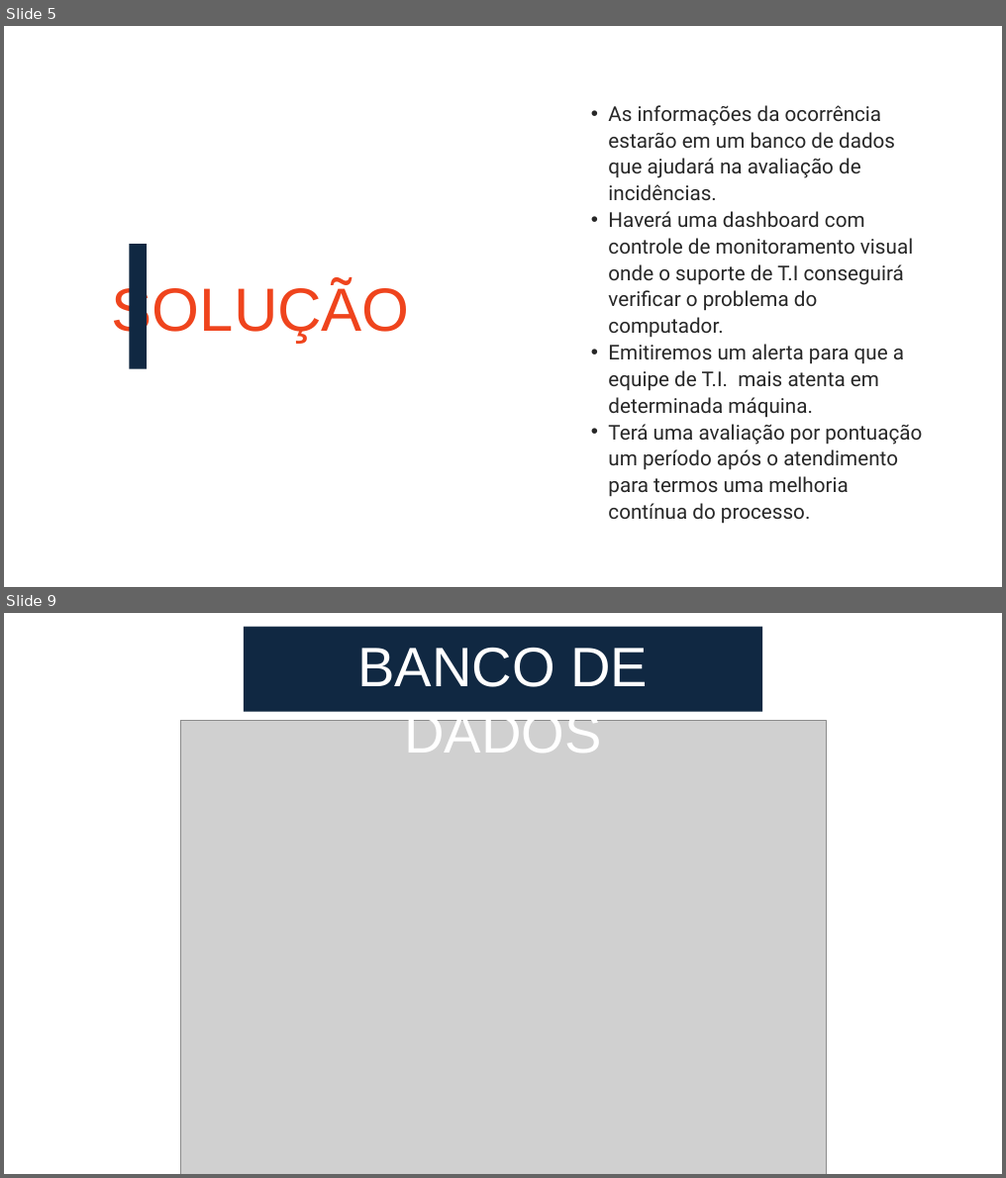
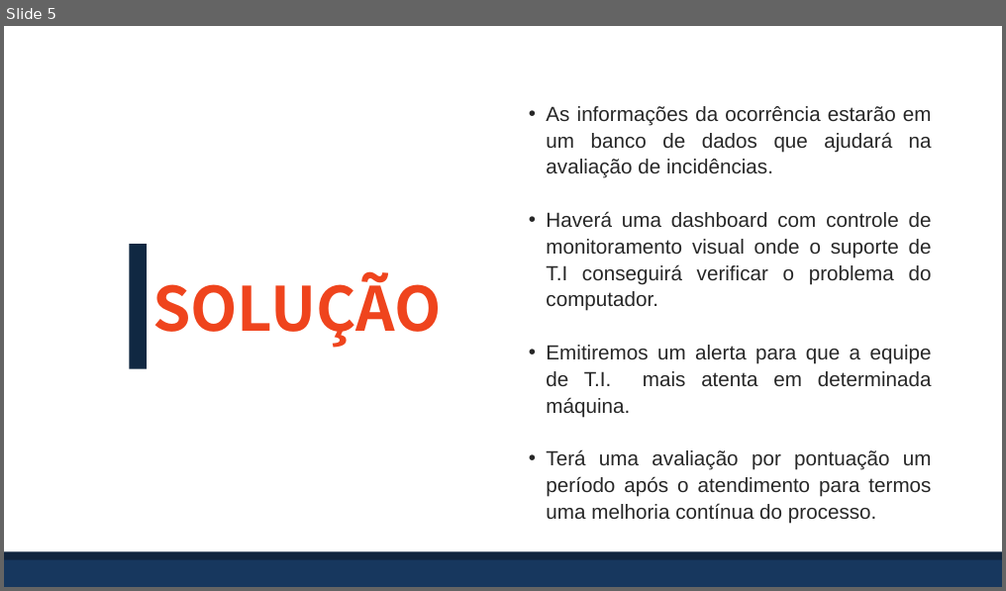
Before and after one commit to BandTec/grupo-05-adsa-20201, a slide deck: SuperVisorPower.pptx. Shown one above the other, each under a label of ours: slides 5 and 9 before the commit, slide 5 after it; the slides between them are not shown. The pictures are 1006x1178 and 1006x591 pixels, drawn with LibreOffice and Linux fonts; fonts in the diff are those of the drawing; grey boxes stand for pictures. Boxes give left, top, right and bottom in pixels: in the first picture for what was removed or moved away, otherwise in the second. Text is boxed around its words. In the diff, an @@ line names an element or a change of style, - is before the commit and + after.

```diff
--- a/SuperVisorPower.pptx
+++ b/SuperVisorPower.pptx
@@ slide 9 removed at [4,613,1002,1174], background #FFFFFF @@
@@ rectangle removed at [244,627,762,712] @@
@@ text removed at [357,647,648,753] @@
-BANCO DE DADOS
@@ picture removed at [180,721,826,1174] @@
@@ slide 5 changed as well @@
@@ text "As informações da ocorrência estarão ...": place and size @@
-text "As informações da ocorrência estarão ..." at [608,105,922,524]
+text "As informações da ocorrência estarão ..." at [546,106,932,524]
@@ text "As informações da ocorrência estarão ..." at [546,106,932,524]: font Roboto to Arial; alignment left to justified @@
@@ text "SOLUÇÃO": place and size @@
-text "SOLUÇÃO" at [112,282,410,343]
+text "SOLUÇÃO" at [152,272,442,347]
@@ text "SOLUÇÃO" at [152,272,442,347]: font Arial to Noto Sans CJK KR, bold on @@
@@ rectangle added at [4,556,1002,586], fill #17375E @@
@@ rectangle added at [4,552,1002,561], fill #0F243E @@
```
Also in this commit, not shown: 13 other slides changed, 5 slides added, 2 other slides removed, 3 other files.
